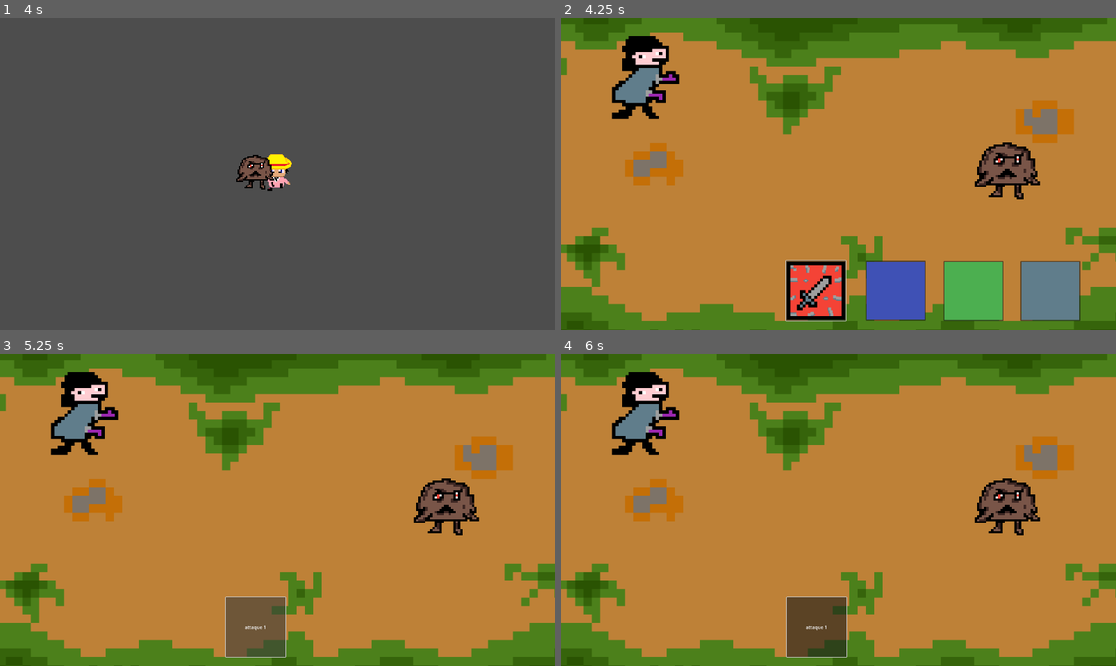
Above: before the commit, frames 1-4 (two rows, left to right).
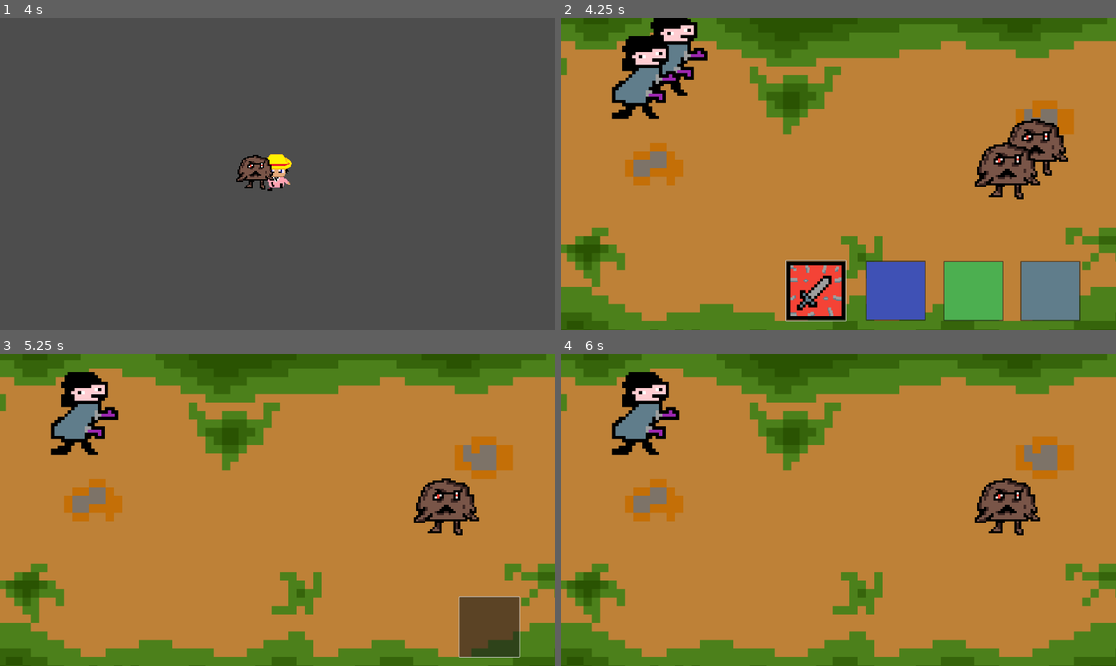
Above: after the commit, the same moments.

Repository: Poridaby/Pori-The-Game
Game: Godot game, scene res://scenes/décor_explo/Inser_ellenon.tscn
Two runs of this game, one before a commit and one after it. Both use one fixed random seed, a clock stepped at 60 frames per second and the inputs below.
Inputs (mouse positions are in pixels of both pictures, inside the frame that each line leads up to):
- Up to frame 1 (4 s): tap Enter at 0.5 s; hold D (move_right) 0.53-1.28 s; tap Space (interact) every 0.75 s from 0.6 to 3.6 s; hold S (move_down) 1.28-2.03 s; hold D (move_right) 2.03-2.78 s; hold W (move_up) 2.78-3.53 s; hold A (move_left) from 3.53 s (still down)
- Up to frame 2 (4.25 s): keep holding A (move_left)
- Up to frame 3 (5.25 s): release A (move_left) at 4.25 s; click (255, 625) at 4.25 s; click "attaque 1" at 5 s
- Up to frame 4 (6 s): click (1049, 628) at 5.77 s

Frame 1 is identical in both runs. In frame 2, 2.4% of the frame differs, in the area x 16-92%, y 0-51%; in frame 3, 4.4%, in the area x 40-94%, y 77-98%; in frame 4, 2.2%.

Commit message:
systeme de combat poussé avec bug graphique

Diff:
--- a/pori-the-game/scenes/décor_fight/combat.tscn
+++ b/pori-the-game/scenes/décor_fight/combat.tscn
@@ -78,13 +78,20 @@
 offset_bottom = 1170.0
 text = "attaque 1"
 
-[node name="Tonar" parent="submenu" instance=ExtResource("6_aoix4")]
-position = Vector2(-443, 294)
+[node name="pass" type="Button" parent="submenu"]
+layout_mode = 0
+offset_left = 865.0
+offset_top = 962.0
+offset_right = 1073.0
+offset_bottom = 1170.0
 
 [node name="Enemy" parent="." instance=ExtResource("5_ynyq5")]
+
+[node name="Tonar" parent="." instance=ExtResource("6_aoix4")]
 
 [connection signal="pressed" from="HUD/attack" to="HUD" method="_on_attack_pressed"]
 [connection signal="pressed" from="HUD/Special" to="HUD" method="_on_special_pressed"]
 [connection signal="pressed" from="HUD/Health" to="HUD" method="_on_health_pressed"]
 [connection signal="pressed" from="HUD/Run" to="HUD" method="_on_run_pressed"]
 [connection signal="pressed" from="submenu/attack_1" to="HUD" method="_on_attack_1_pressed"]
+[connection signal="pressed" from="submenu/pass" to="HUD" method="_on_pass_pressed"]
--- a/pori-the-game/script/combat_script/combat.gd
+++ b/pori-the-game/script/combat_script/combat.gd
@@ -50,7 +50,12 @@
 	return rng.randf() < crit_chance # déclenche la chance de critique
 
 func damage_to_enemy(multi):
+	# Calcul les dégâts subit par l'ennemi et vérifie si il est mort et si il doit subir un crit
 	var dmg = (tonar_stats.stats.atk - enemy_stats.stats.def) * multi
 	if crit():
 		dmg = int(dmg * 1.5)
-	print("il se prends ", dmg," de dégats dans sa gueule !")
+	enemy_stats.stats.pv -= dmg
+	if enemy_stats.stats.pv <= 0:
+		print("ENNEMI VAINCU MOTHERFUCKER")
+	else:
+		print("OOOUUUUFFF CA DOIT FAIRE MAL")
--- a/pori-the-game/script/combat_script/controle.gd
+++ b/pori-the-game/script/combat_script/controle.gd
@@ -1,21 +1,37 @@
 extends Control
 
-@onready var b_attack = $attack
-@onready var attack_select = $"../submenu/attack_1"
 @onready var hud_node = get_node("/root/Combat")
+var waiting_for_space = false
+var tonar_scene = preload("res://scenes/Perso_fight/Tonar_fight.tscn")
+var tonar_instance = tonar_scene.instantiate()
+var enemy_scene = preload("res://scenes/enemy_fight/Enemy_fight.tscn")
+var enemy_instance = enemy_scene.instantiate()
+
+# Récup Tonar_stats et les stats de l'ennemi
+var tonar_stats: Fighter = tonar_instance.get_node("PersoStats")
+var enemy_stats: Mob = enemy_instance.get_node("EnemyStats")
+
+func _ready():
+	# Intance les scenes au tree
+	add_child(tonar_instance)
+	add_child(enemy_instance)
 
 func select_action_player():
 	# permet de naviguer entre les différentes actions
-	b_attack.grab_focus()
+	$attack.grab_focus()
 
 func _on_attack_pressed():
 	hud_node.hud.visible = false
 	hud_node.sub.visible = true
-	attack_select.grab_focus()
+	$"../submenu/pass".visible = false
+	$"../submenu/attack_1".grab_focus()
 
 func _on_attack_1_pressed():
 	var multi = 1
+	$"../submenu/attack_1".visible = false
+	$"../submenu/pass".visible = true
 	hud_node.damage_to_enemy(multi)
+	$"../submenu/pass".grab_focus()
 
 func _on_special_pressed():
 	print("choisi ton attaque spécial fdp")
@@ -28,3 +44,10 @@
 
 func select_action_enemy():
 	print("l'aléatoire fera les choses")
+
+func _on_pass_pressed():
+	if enemy_stats.stats.pv <= 0:
+		get_tree().change_scene_to_file("res://scenes/décor_explo/Inser_ellenon.tscn")
+	else:
+		$"../submenu/pass".visible = false
+		hud_node.turn_enemy()
